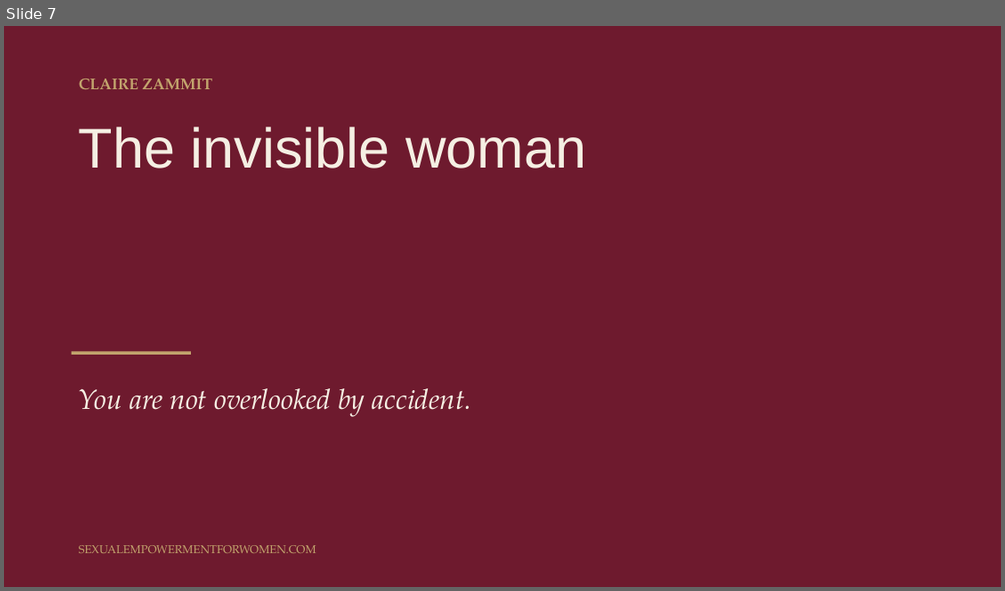
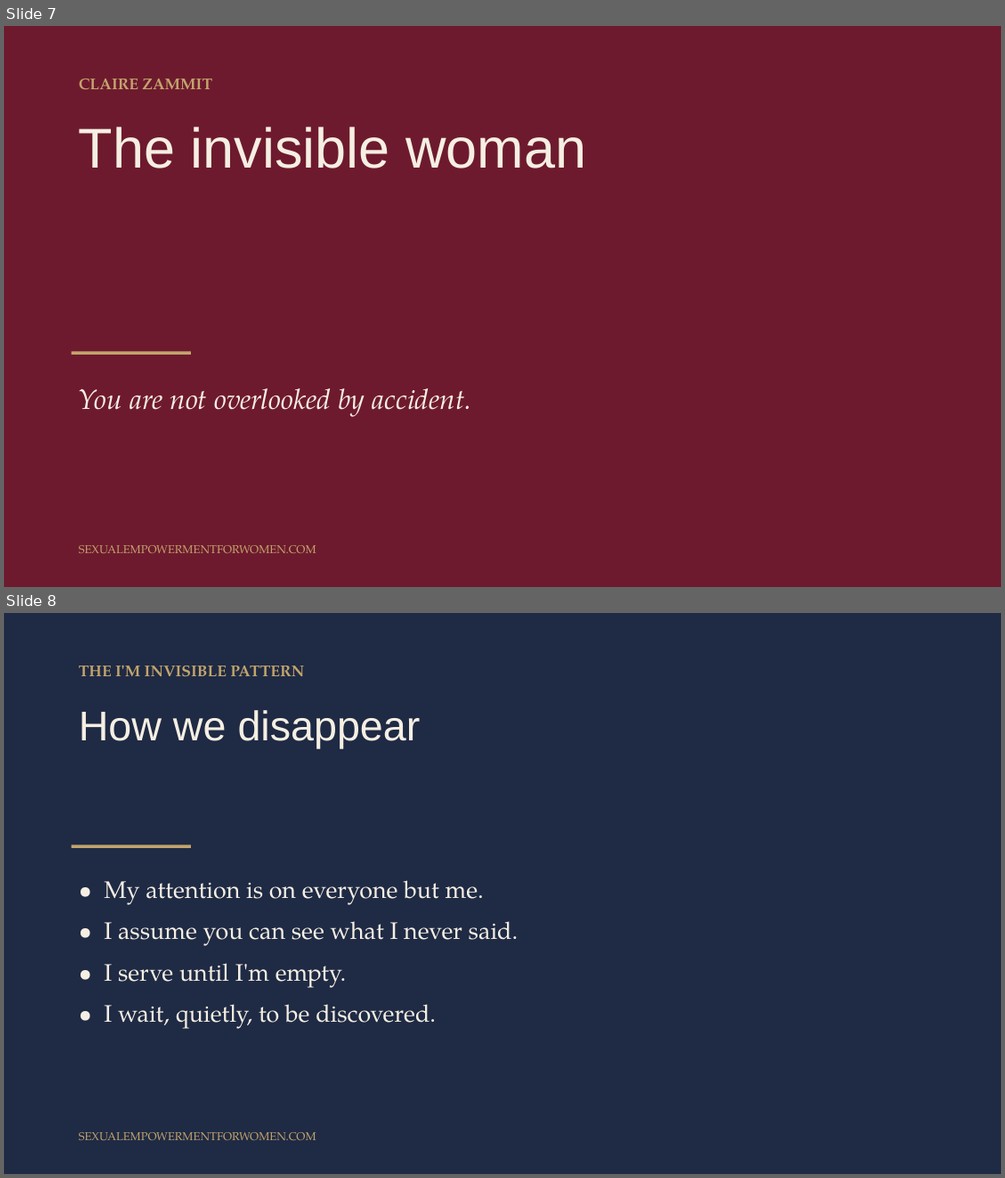
Before and after one commit to tarisha-starr/GitHub-folder, a slide deck: content/sessions/slides/Session-1-Coming-Home-to-Yourself.pptx. Shown one above the other, each under a label of ours: slide 7 before the commit, slides 7 and 8 after it. The pictures are 1005x591 and 1005x1178 pixels, drawn with LibreOffice and Linux fonts; fonts in the diff are those of the drawing. Boxes give left, top, right and bottom in pixels: in the first picture for what was removed or moved away, otherwise in the second. Text is boxed around its words. In the diff, an @@ line names an element or a change of style, - is before the commit and + after.

```diff
--- a/content/sessions/slides/Session-1-Coming-Home-to-Yourself.pptx
+++ b/content/sessions/slides/Session-1-Coming-Home-to-Yourself.pptx
@@ slide 8 added at (4, 613, 1001, 1174), background #1F2A44 @@
@@ text added at (79, 665, 304, 677), 15 pt, text #C2A46D, bold @@
+THE I'M INVISIBLE PATTERN
@@ text added at (79, 710, 421, 748), 40 pt, text #F5EFE3 @@
+How we disappear
@@ rectangle added at (72, 844, 191, 848), fill #C2A46D @@
@@ text added at (104, 880, 518, 1029), 23 pt, text #F5EFE3 @@
+• My attention is on everyone but me.
+• I assume you can see what I never said.
+• I serve until I'm empty.
+• I wait, quietly, to be discovered.
@@ text added at (79, 1132, 316, 1140), 11 pt, text #C2A46D @@
+SEXUALEMPOWERMENTFORWOMEN.COM
```
Also in this commit, not shown: 2 other slides added, 1 slide removed, 3 other files.
